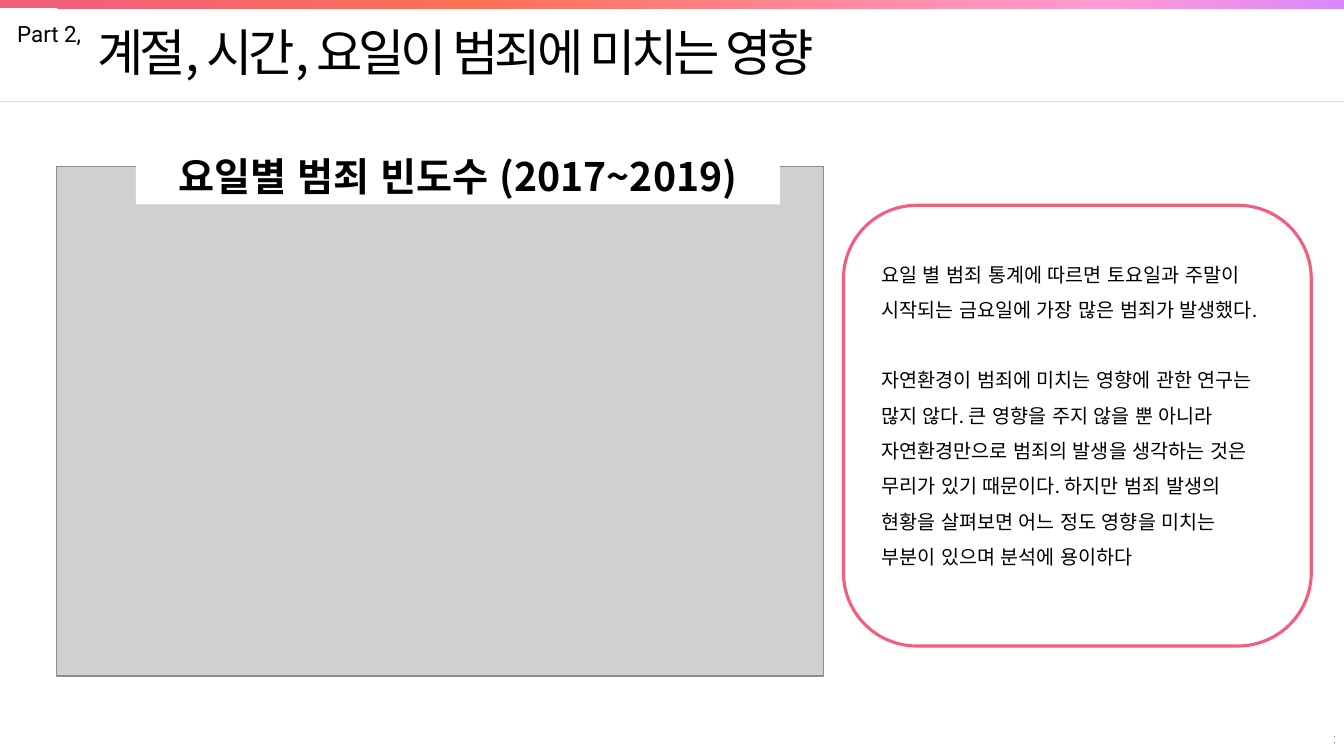
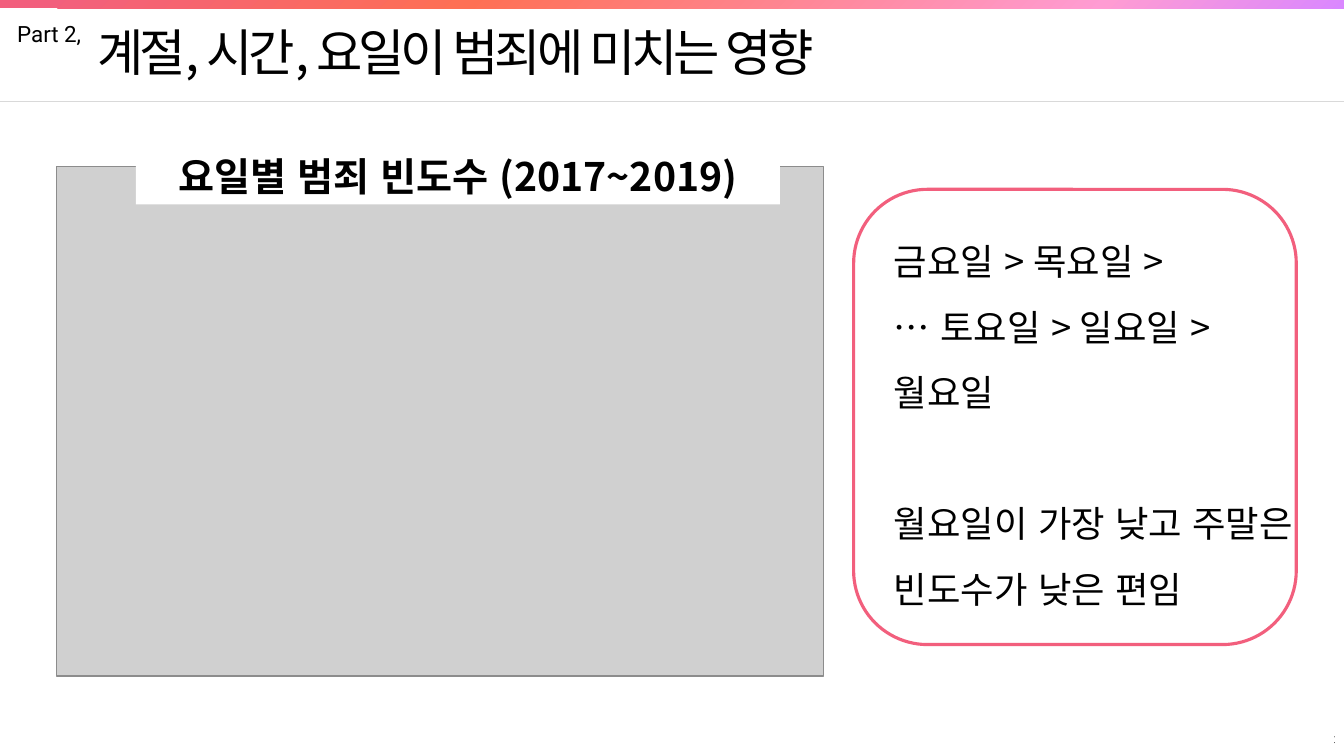
Before and after one commit to jinrang2/tj201130_kkij, a slide deck: slide 12 of ppt/(정명곤,임재현,김지원)차트_제목_수정.pptx (slide 14 before the commit). Drawn at 1344x756 pixels with LibreOffice and Linux fonts; fonts in the diff are those of the drawing; grey boxes stand for pictures. Boxes give left, top, right and bottom in pixels: in the first picture for what was removed or moved away, otherwise in the second. Text is boxed around its words. In the diff, an @@ line names an element or a change of style, - is before the commit and + after.

Commit message:
분석 차트 수정
분량 줄일 차트 줄임, 재현씨 ppt 설명 변경, 정명곤 ppt 발표용 설명 글 추가

```diff
--- a/ppt/(정명곤,임재현,김지원)차트_제목_수정.pptx
+++ b/ppt/(정명곤,임재현,김지원)차트_제목_수정.pptx
@@ rounded rectangle: place and size @@
-rounded rectangle at (844,206,1312,646)
+rounded rectangle at (854,190,1297,645)
@@ text removed at (881,265,1257,566) @@
-요일 별 범죄 통계에 따르면 토요일과 주말이 시작되는 금요일에 가장 많은 범죄가 발생했다.
-자연환경이 범죄에 미치는 영향에 관한 연구는 많지 않다. 큰 영향을 주지 않을 뿐 아니라 자연환경만으로 범죄의 발생을 생각하는 것은 무리가 있기 때문이다. 하지만 범죄 발생의 현황을 살펴보면 어느 정도 영향을 미치는 부분이 있으며 분석에 용이하다
@@ text added at (894,245,1292,606), 26 pt, text #000000 @@
+금요일 > 목요일 >
+… 토요일 > 일요일 > 월요일
+월요일이 가장 낮고 주말은 빈도수가 낮은 편임
```
Also in this commit, not shown: 3 other slides changed, 7 slides removed.
